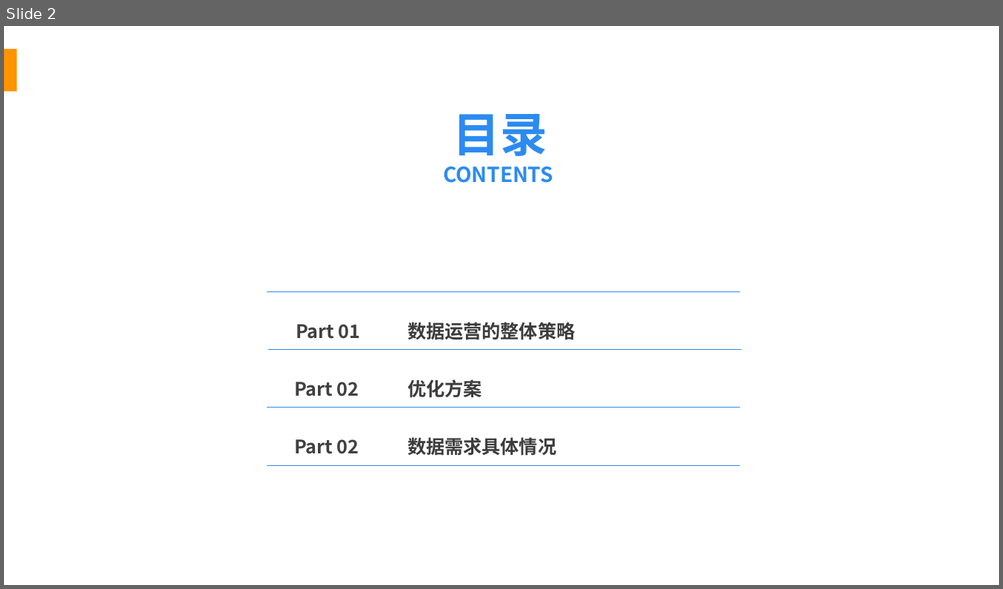
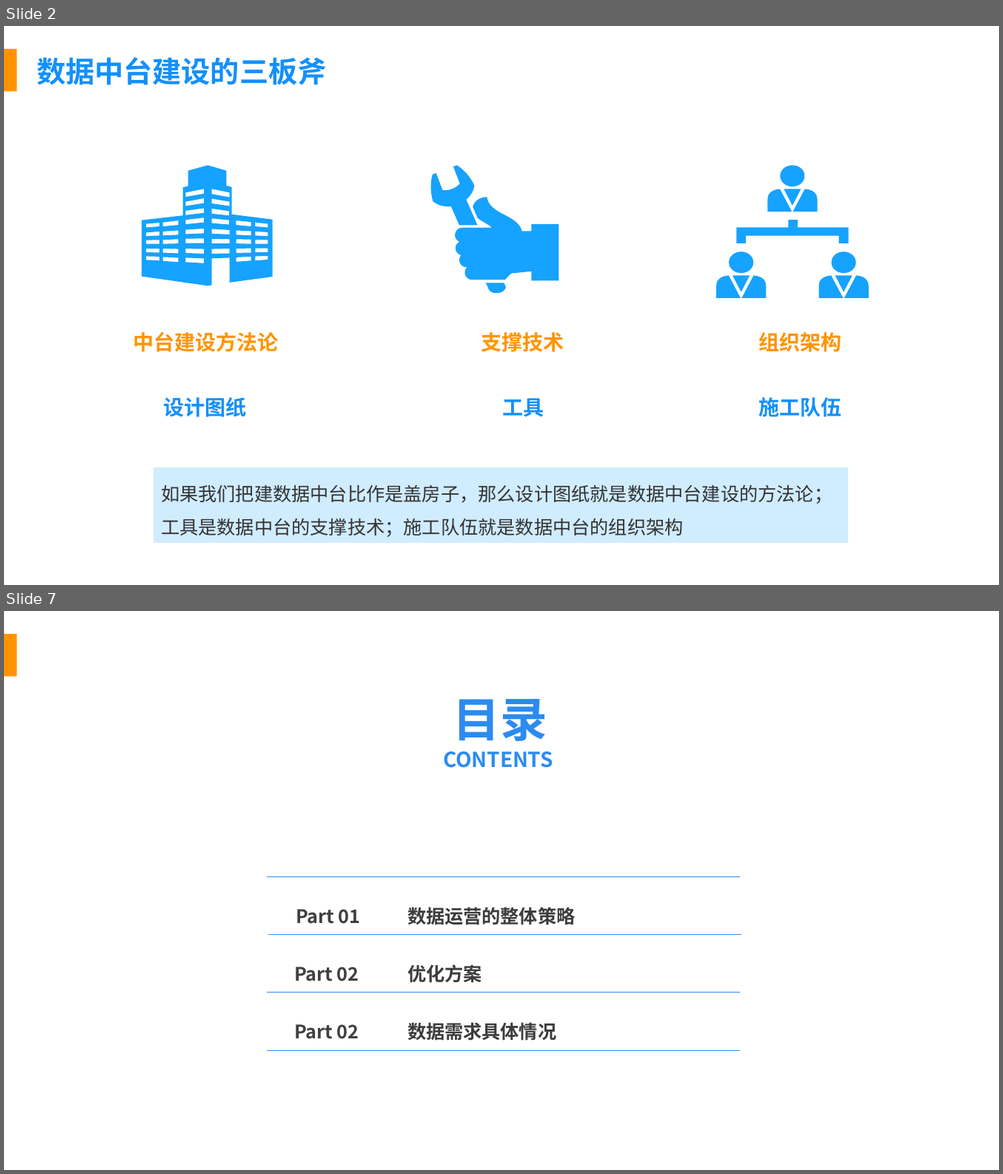
Before and after one commit to fancyChuan/reading-mindmap, a slide deck: PPT/数据建设知识体系.pptx. Shown one above the other, each under a label of ours: slide 2 before the commit, slides 2 and 7 after it; the slides between them are not shown. The pictures are 1003x589 and 1003x1174 pixels, drawn with LibreOffice and Linux fonts; fonts in the diff are those of the drawing; background and template pictures are left out. Boxes give left, top, right and bottom in pixels: in the first picture for what was removed or moved away, otherwise in the second. Text is boxed around its words. In the diff, an @@ line names an element or a change of style, - is before the commit and + after.

```diff
--- a/PPT/数据建设知识体系.pptx
+++ b/PPT/数据建设知识体系.pptx
@@ slide 2 added at box(4, 26, 999, 585), background #FFFFFF; not listed: 1 template element that a slide beside it also shows @@
@@ text added at box(37, 57, 326, 85), 28 pt, text #1290FC, bold @@
+数据中台建设的三板斧
@@ freeform shape added at box(142, 166, 272, 286), fill #16A2FF @@
@@ freeform shape added at box(430, 166, 559, 295), fill #16A2FF @@
@@ freeform shape added at box(717, 166, 869, 298), fill #16A2FF @@
@@ text added at box(134, 332, 279, 352), 20 pt, text #FF9400, bold @@
+中台建设方法论
@@ text added at box(481, 332, 563, 352), 20 pt, text #FF9400, bold @@
+支撑技术
@@ text added at box(758, 332, 841, 352), 20 pt, text #FF9400, bold @@
+组织架构
@@ text added at box(163, 397, 246, 417), 20 pt, text #1290FC, bold @@
+设计图纸
@@ text added at box(503, 398, 544, 417), 20 pt, text #1290FC, bold @@
+工具
@@ text added at box(758, 397, 841, 417), 20 pt, text #1290FC, bold @@
+施工队伍
@@ rectangle added at box(154, 468, 848, 543), fill #D0ECFF, 18 pt, text #333333 @@
+如果我们把建数据中台比作是盖房子，那么设计图纸就是数据中台建设的方法论；工具是数据中台的支撑技术；施工队伍就是数据中台的组织架构
@@ what was slide 2 is now slide 7 @@
```
Also in this commit, not shown: 1 slide changed, 8 other slides added.
